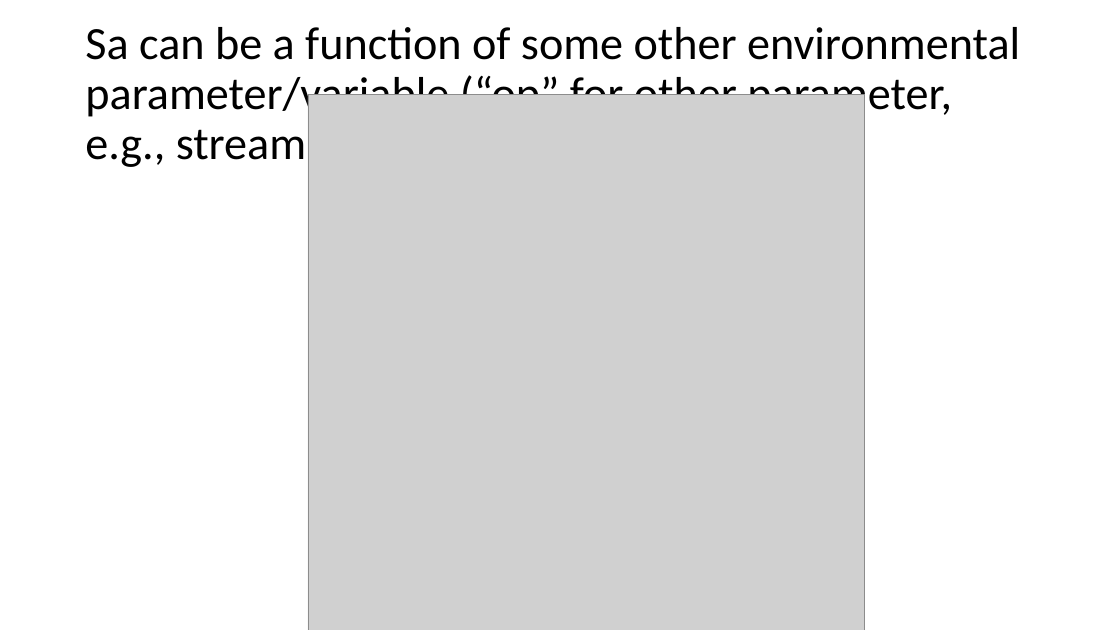
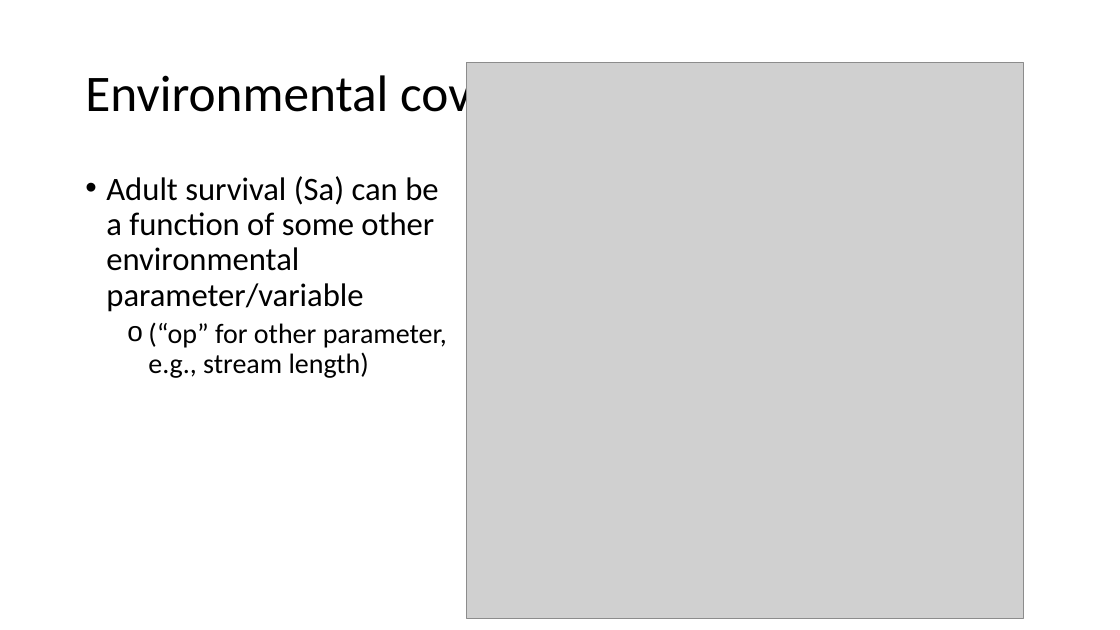
Before and after one commit to ssa200/ssa200.github.io, a slide deck: slide 27 of static/lectures/SSA_Lecture9_MatrixDemPVA.pptx (slide 25 before the commit). Drawn at 1120x630 pixels with LibreOffice and Linux fonts; fonts in the diff are those of the drawing; grey boxes stand for pictures; background and template pictures are left out. Boxes give left, top, right and bottom in pixels: in the first picture for what was removed or moved away, otherwise in the second. Text is boxed around its words. In the diff, an @@ line names an element or a change of style, - is before the commit and + after.

```diff
--- a/static/lectures/SSA_Lecture9_MatrixDemPVA.pptx
+++ b/static/lectures/SSA_Lecture9_MatrixDemPVA.pptx
@@ title at (85, 68, 611, 123): text changed; size 39.6 to 44 pt @@
-Sa can be a function of some other environmental parameter/variable (“op” for other parameter, e.g., stream length)
+Environmental covariates
@@ picture: place and size @@
-picture at (308, 94, 865, 630)
+picture at (466, 62, 1023, 618)
@@ text added at (106, 176, 447, 378), 28 pt, text #000000 @@
+• Adult survival (Sa) can be a function of some other environmental parameter/variable
+  o (“op” for other parameter, e.g., stream length)
```
Also in this commit, not shown: 22 other slides changed, 3 slides added, 1 slide removed, 14 other files.
